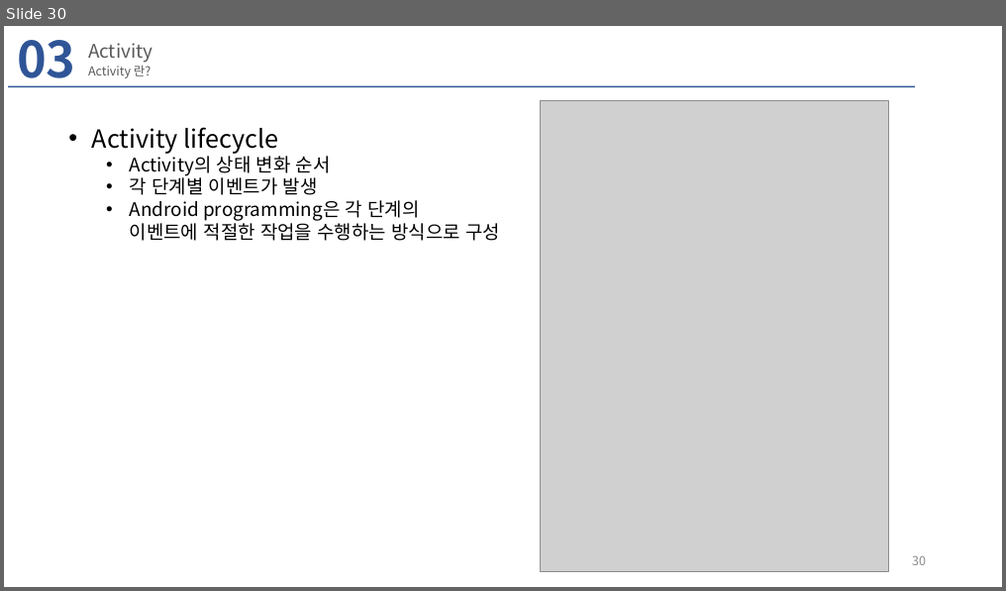
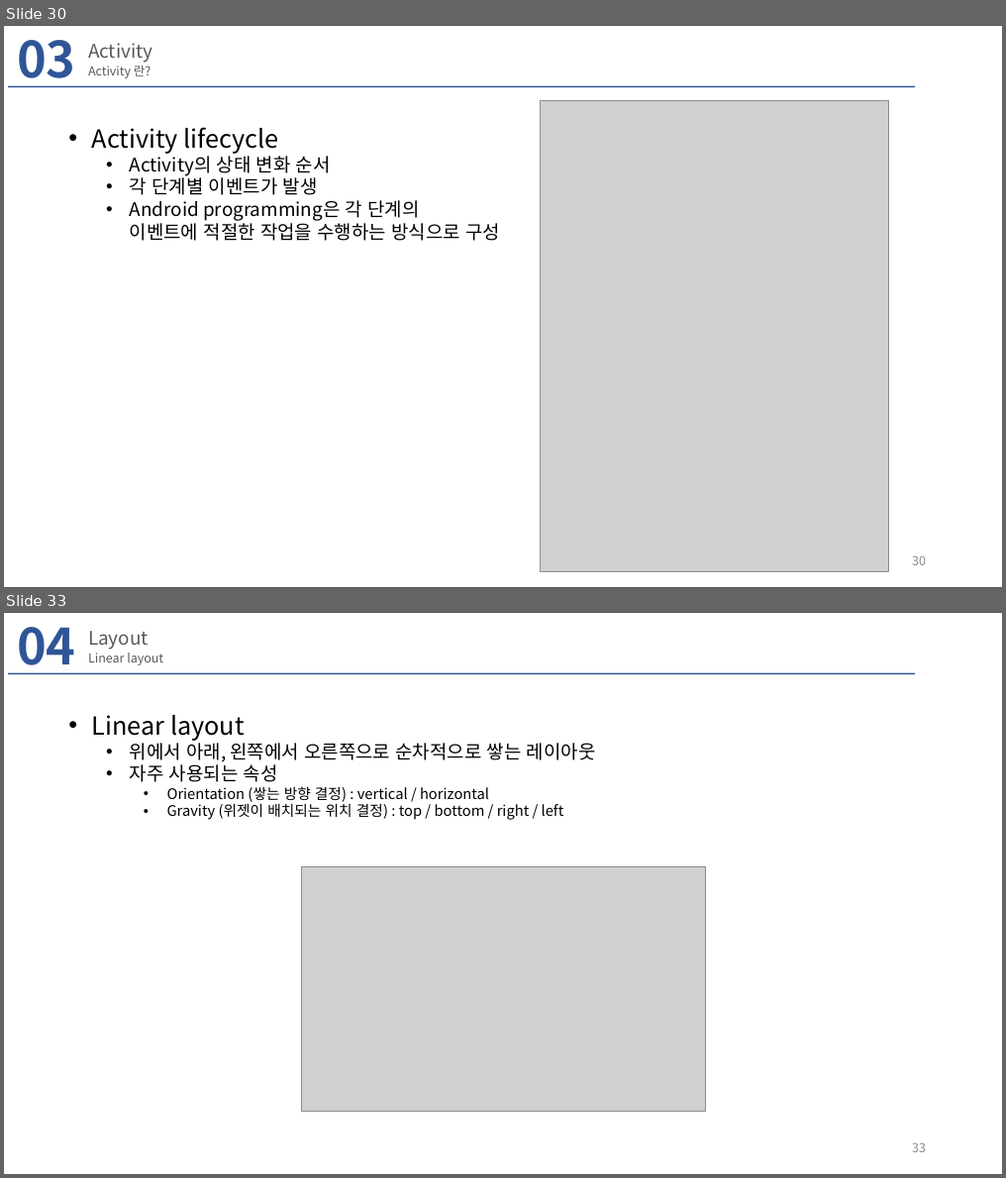
Before and after one commit to hyeonsanghwang/Lab_study, a slide deck: PPT/카메라 기반 실시간 영상처리 기능을 포함한 안드로이드 앱 개발 01.pptx. Shown one above the other, each under a label of ours: slide 30 before the commit, slides 30 and 33 after it; the slides between them are not shown. The pictures are 1006x591 and 1006x1178 pixels, drawn with LibreOffice and Linux fonts; fonts in the diff are those of the drawing; grey boxes stand for pictures; background and template pictures are left out. Boxes give left, top, right and bottom in pixels: in the first picture for what was removed or moved away, otherwise in the second. Text is boxed around its words. In the diff, an @@ line names an element or a change of style, - is before the commit and + after.

```diff
--- a/PPT/카메라 기반 실시간 영상처리 기능을 포함한 안드로이드 앱 개발 01.pptx
+++ b/PPT/카메라 기반 실시간 영상처리 기능을 포함한 안드로이드 앱 개발 01.pptx
@@ slide 33 added at box(4, 613, 1002, 1174), background #FFFFFF; not listed: 1 template element that a slide beside it also shows @@
@@ text added at box(17, 627, 75, 674), 48 pt, text #2F5597, bold @@
+04
@@ title added at box(88, 631, 149, 650), 18 pt, text #595959 @@
+Layout
@@ text added at box(88, 653, 163, 665), 11.9 pt, text #595959 @@
+Linear layout
@@ text added at box(92, 715, 596, 820), 14 pt, text #000000 @@
+• Linear layout
+  • 위에서 아래, 왼쪽에서 오른쪽으로 순차적으로 쌓는 레이아웃
+  • 자주 사용되는 속성
+    • Orientation (쌓는 방향 결정) : vertical / horizontal
+    • Gravity (위젯이 배치되는 위치 결정) : top / bottom / right / left
@@ picture added at box(301, 867, 706, 1112) @@
@@ page number added at box(912, 1144, 926, 1153), 12 pt, text #8C8C8C @@
+33
```
Also in this commit, not shown: 6 other slides added.
